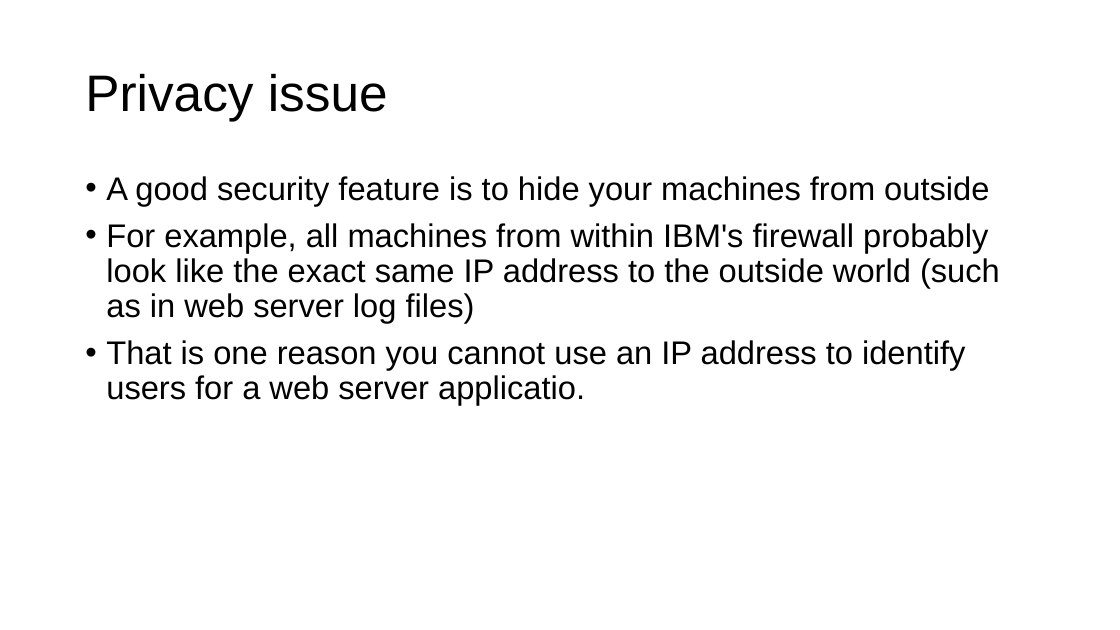
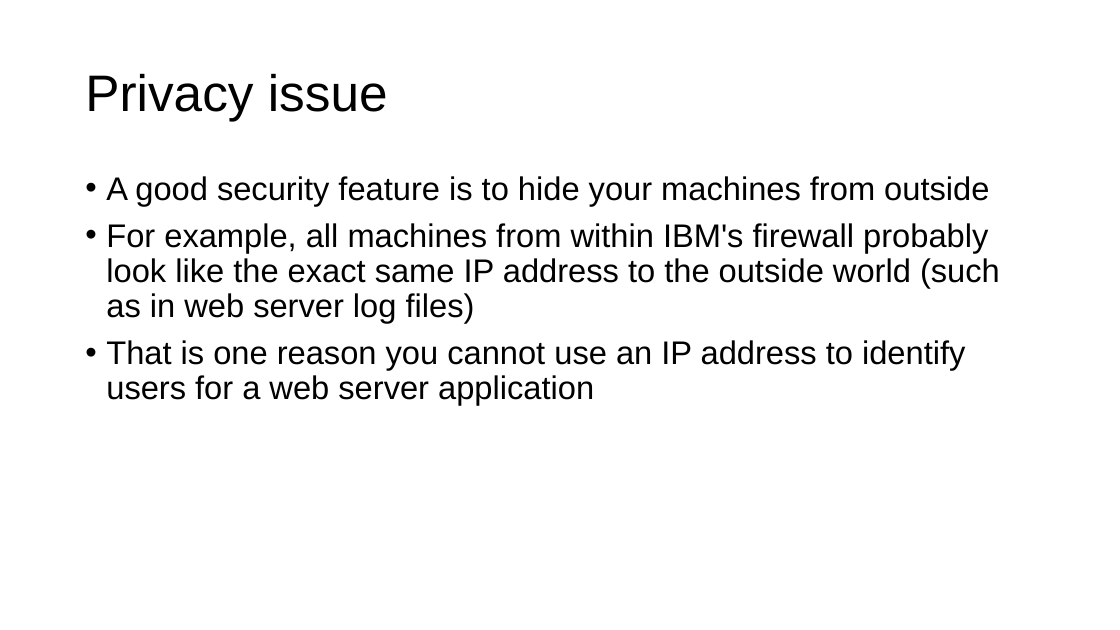
Before and after one commit to parrt/msds692, a slide deck: slide 12 of notes/sockets.pptx. Drawn at 1120x630 pixels with LibreOffice and Linux fonts; fonts in the diff are those of the drawing; background and template pictures are left out. Boxes give left, top, right and bottom in pixels: in the first picture for what was removed or moved away, otherwise in the second. Text is boxed around its words. In the diff, an @@ line names an element or a change of style, - is before the commit and + after.

```diff
--- a/notes/sockets.pptx
+++ b/notes/sockets.pptx
@@ text at <box>106,340,965,405</box>: text changed @@
-• That is one reason you cannot use an IP address to identify users for a web server applicatio.
+• That is one reason you cannot use an IP address to identify users for a web server application
```
Also in this commit, not shown: 6 other slides changed, 1 slide added, 1 slide removed, 1 other file.
